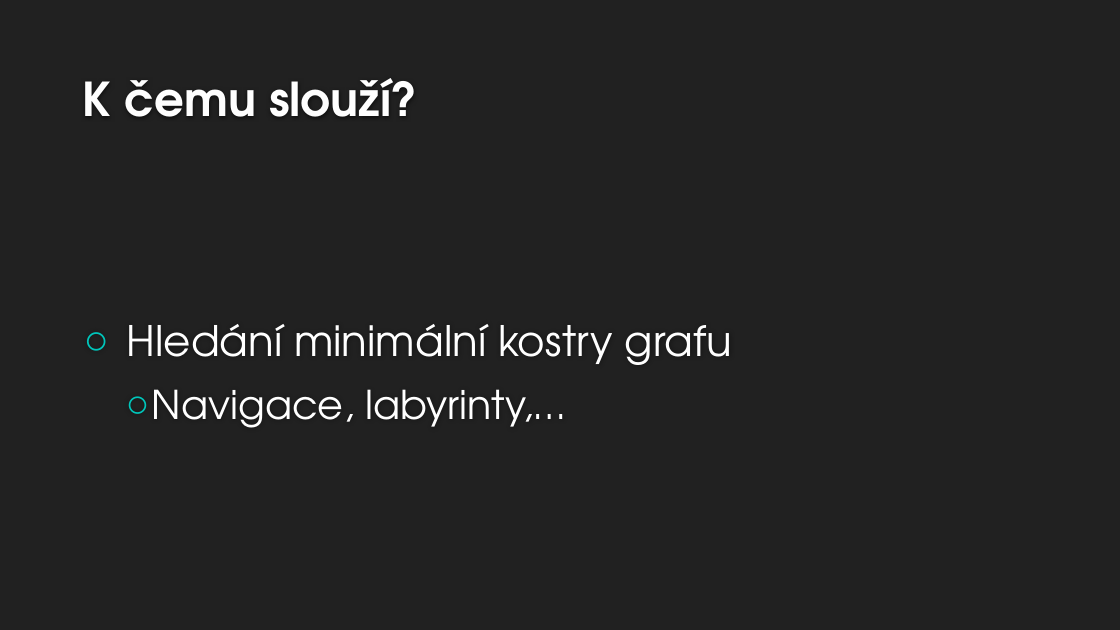
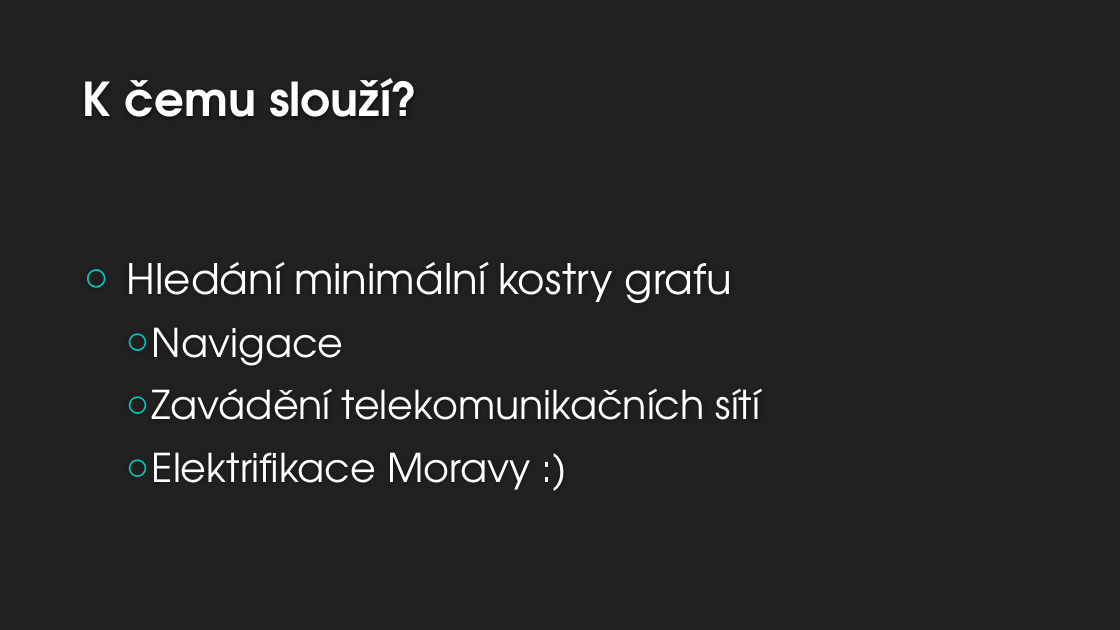
Before and after one commit to Aidam7/Jarnik-Boruvka-MST-Algorithms, a slide deck: slide 2 of output-presentation.pptx. Drawn at 1120x630 pixels with LibreOffice and Linux fonts; fonts in the diff are those of the drawing; background and template pictures are left out. Boxes give left, top, right and bottom in pixels: in the first picture for what was removed or moved away, otherwise in the second. Text is boxed around its words. In the diff, an @@ line names an element or a change of style, - is before the commit and + after.

```diff
--- a/output-presentation.pptx
+++ b/output-presentation.pptx
@@ text at (152, 327, 761, 490): text changed @@
-  ○ Navigace, labyrinty,…
+  ○ Navigace
+  ○ Zavádění telekomunikačních sítí
+  ○ Elektrifikace Moravy :)
```
Also in this commit, not shown: 2 slides added.
